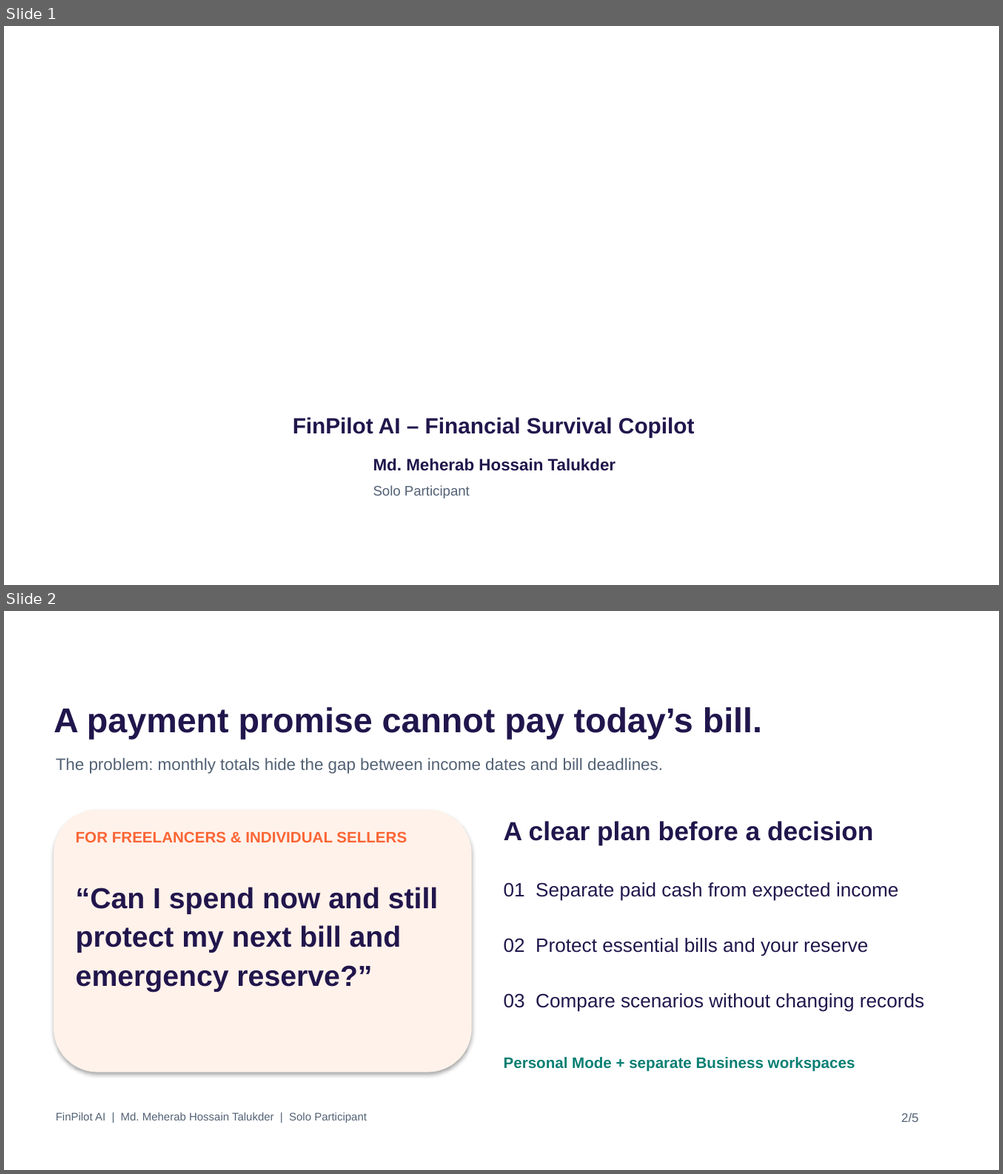
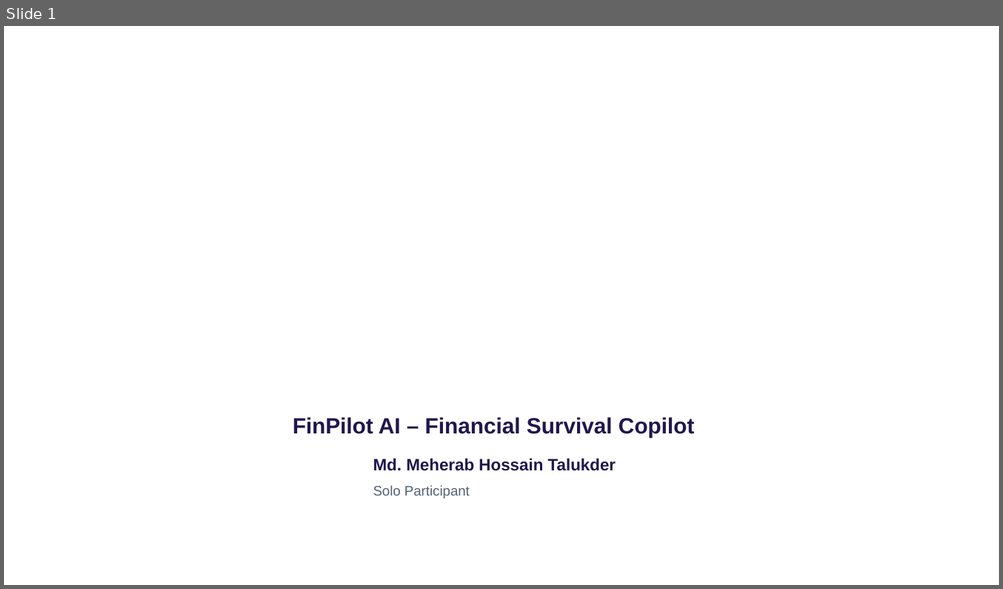
Before and after one commit to meherabmehu/finpilot-ai-sme-copilot, a slide deck: static/submission/FinPilot_AI_Official_Template_3min.pptx. Shown one above the other, each under a label of ours: slides 1 and 2 before the commit, slide 1 after it. The pictures are 1003x1174 and 1003x589 pixels, drawn with LibreOffice and Linux fonts; fonts in the diff are those of the drawing; background and template pictures are left out. Boxes give left, top, right and bottom in pixels: in the first picture for what was removed or moved away, otherwise in the second. Text is boxed around its words. In the diff, an @@ line names an element or a change of style, - is before the commit and + after.

```diff
--- a/static/submission/FinPilot_AI_Official_Template_3min.pptx
+++ b/static/submission/FinPilot_AI_Official_Template_3min.pptx
@@ slide 2 removed at (4, 611, 999, 1170), background picture (left out) @@
@@ text removed at (54, 707, 762, 740) @@
-A payment promise cannot pay today’s bill.
@@ text removed at (56, 758, 663, 774) @@
-The problem: monthly totals hide the gap between income dates and bill deadlines.
@@ rounded rectangle removed at (54, 810, 472, 1073) @@
@@ text removed at (76, 832, 407, 843) @@
-FOR FREELANCERS & INDIVIDUAL SELLERS
@@ text removed at (504, 821, 874, 846) @@
-A clear plan before a decision
@@ text removed at (76, 887, 438, 992) @@
-“Can I spend now and still
-protect my next bill and
-emergency reserve?”
@@ text removed at (504, 883, 898, 901) @@
-01 Separate paid cash from expected income
@@ text removed at (504, 938, 868, 957) @@
-02 Protect essential bills and your reserve
@@ text removed at (504, 994, 924, 1012) @@
-03 Compare scenarios without changing records
@@ text removed at (504, 1057, 855, 1072) @@
-Personal Mode + separate Business workspaces
@@ text removed at (56, 1113, 367, 1123) @@
-FinPilot AI | Md. Meherab Hossain Talukder | Solo Participant
@@ text removed at (901, 1113, 918, 1122) @@
-2/5
```
Also in this commit, not shown: 1 slide changed, 2 slides added, 2 other slides removed, 5 other files.
